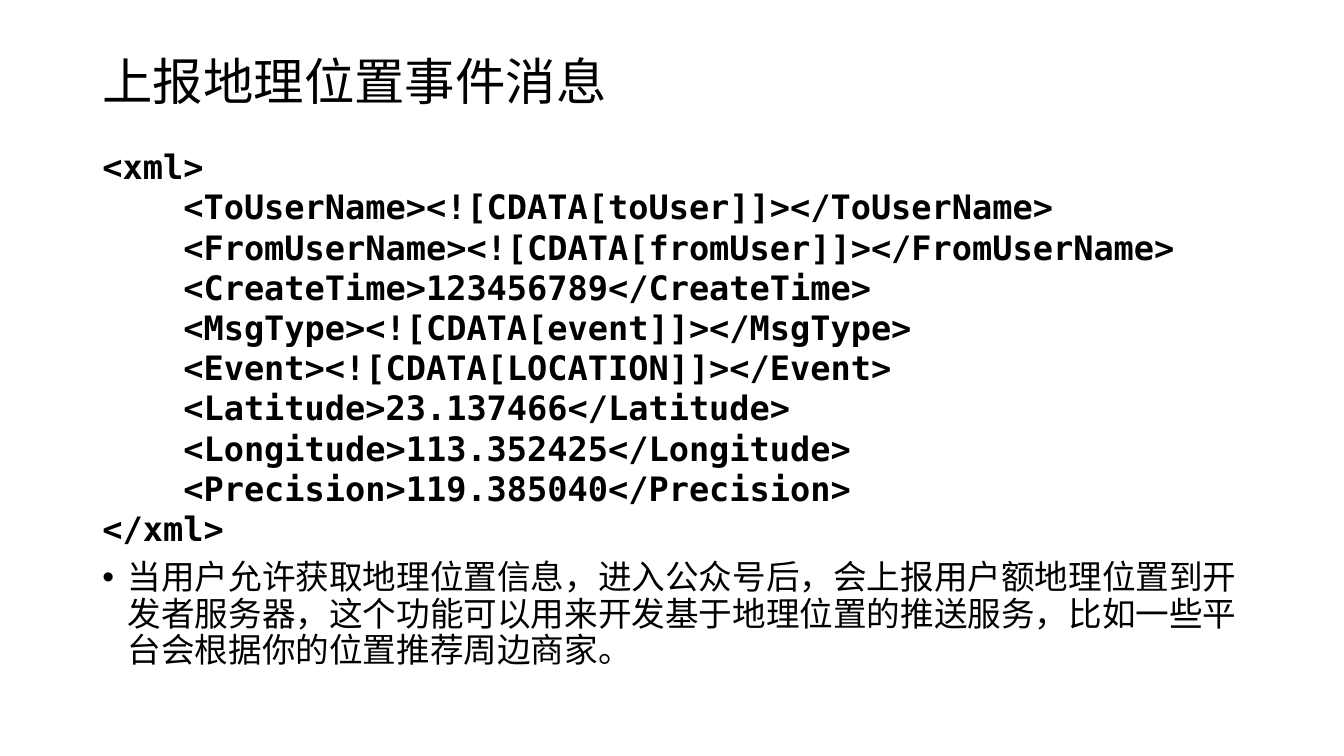
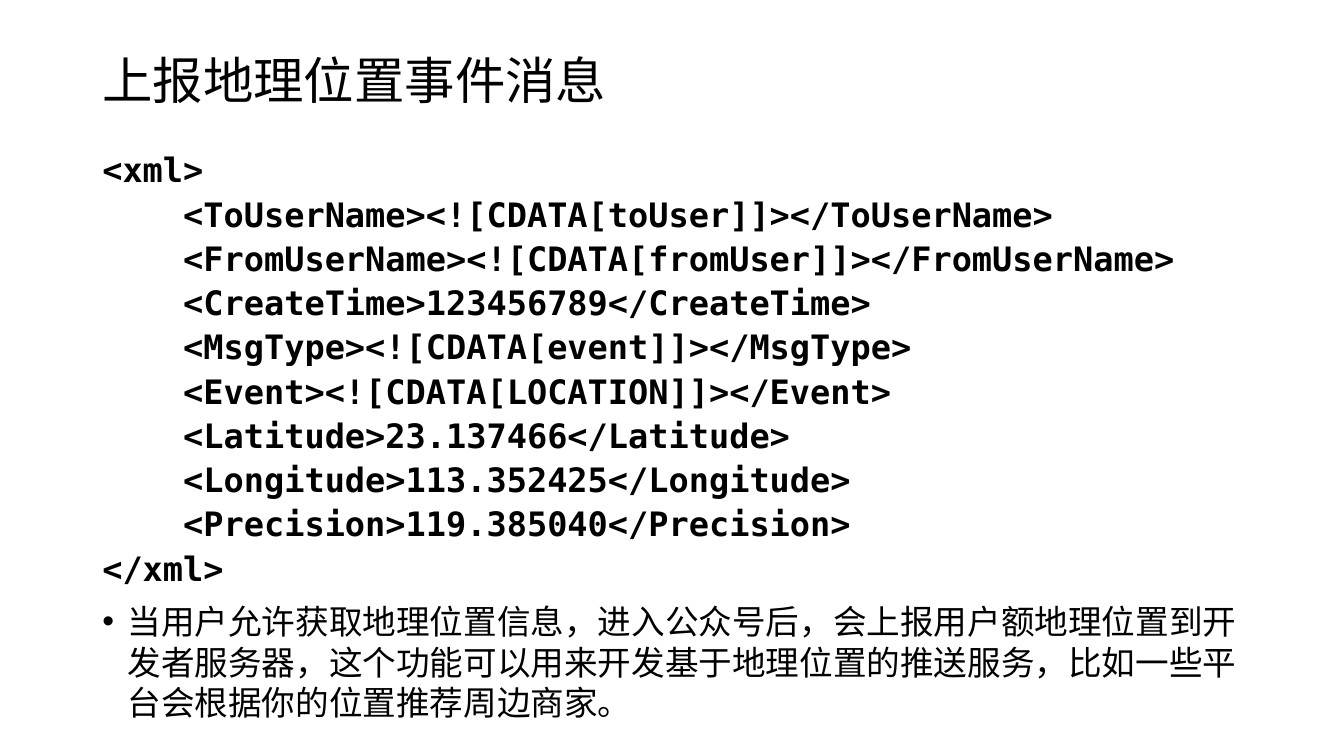
Before and after one commit to edu2act/course-wechat-and-miniprogram, a slide deck: slide 5 of ch04/事件消息处理.pptx (slide 4 before the commit). Drawn at 1344x756 pixels with LibreOffice and Linux fonts; fonts in the diff are those of the drawing. Boxes give left, top, right and bottom in pixels: in the first picture for what was removed or moved away, otherwise in the second. Text is boxed around its words. In the diff, an @@ line names an element or a change of style, - is before the commit and + after.

```diff
--- a/ch04/事件消息处理.pptx
+++ b/ch04/事件消息处理.pptx
@@ text "<xml>" at <box>102,156,1237,718</box>: line spacing 0.65 to 0.75; line spacing 0.9 to 1 @@
```
Also in this commit, not shown: 3 other slides changed, 1 slide added.
